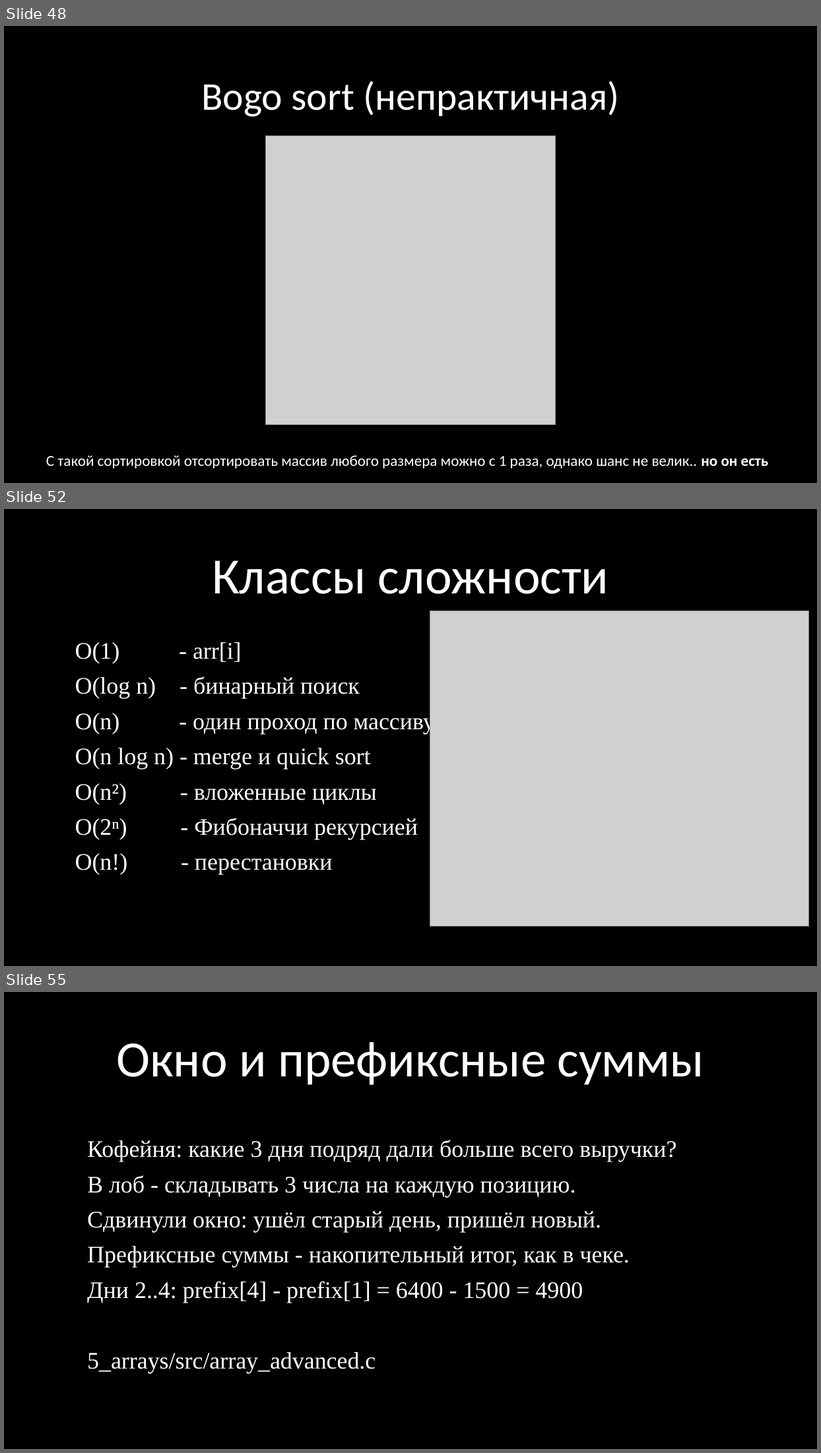
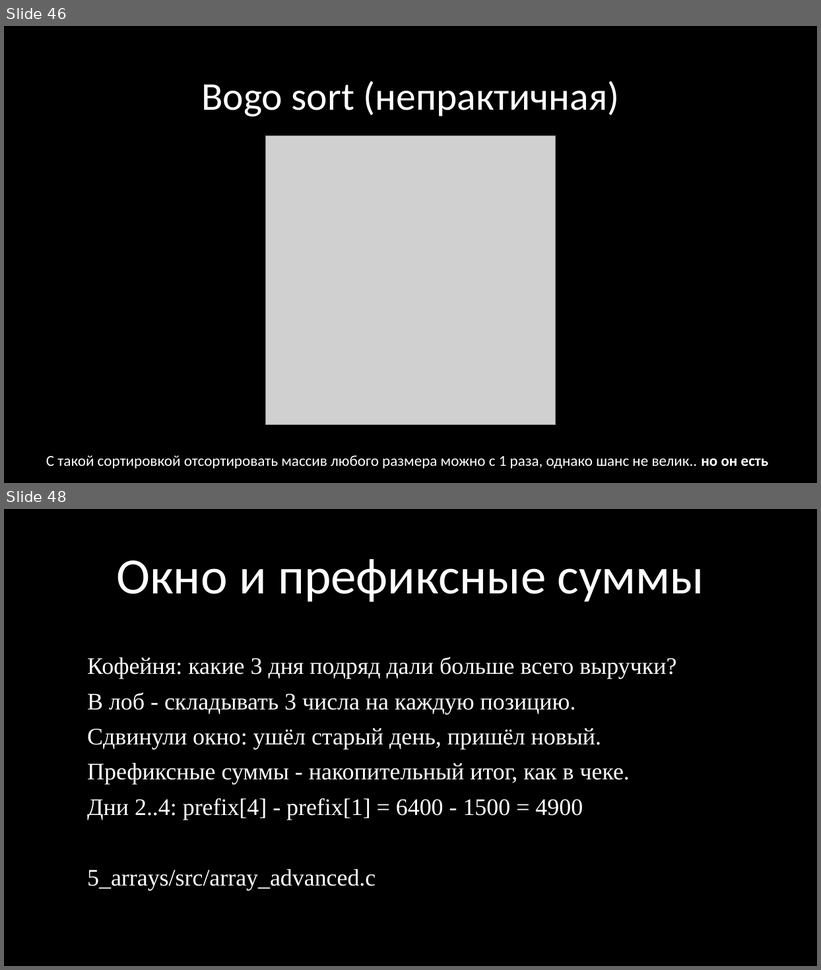
Before and after one commit to kruffka/C-Programming, a slide deck: 5_arrays/5_arrays.pptx. Shown one above the other, each under a label of ours: slides 48, 52 and 55 before the commit, slides 46 and 48 after it; the slides between them are not shown. The pictures are 821x1453 and 821x970 pixels, drawn with LibreOffice and Linux fonts; fonts in the diff are those of the drawing; grey boxes stand for pictures. Boxes give left, top, right and bottom in pixels: in the first picture for what was removed or moved away, otherwise in the second. Text is boxed around its words. In the diff, an @@ line names an element or a change of style, - is before the commit and + after.

```diff
--- a/5_arrays/5_arrays.pptx
+++ b/5_arrays/5_arrays.pptx
@@ slide 52 removed at [4, 509, 817, 966], background #000000 @@
@@ text removed at [212, 560, 609, 594] @@
-Классы сложности
@@ picture removed at [430, 611, 809, 927] @@
@@ text removed at [75, 642, 435, 875] @@
-O(1) - arr[i]
-O(log n) - бинарный поиск
-O(n) - один проход по массиву
-O(n log n) - merge и quick sort
-O(n²) - вложенные циклы
-O(2ⁿ) - Фибоначчи рекурсией
-O(n!) - перестановки
@@ what was slide 48 is now slide 46 @@
@@ what was slide 55 is now slide 48 @@
```
Also in this commit, not shown: 3 slides changed, 6 other slides removed, 15 other files.
